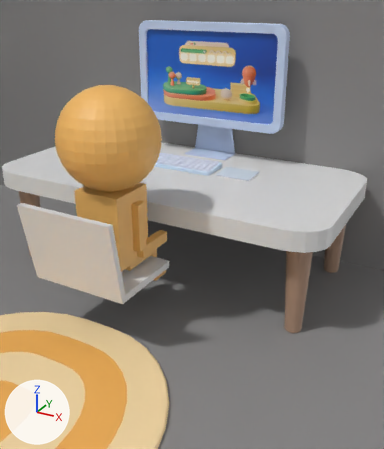
The Blender file blendergo/room.blend: old version first, new version second.
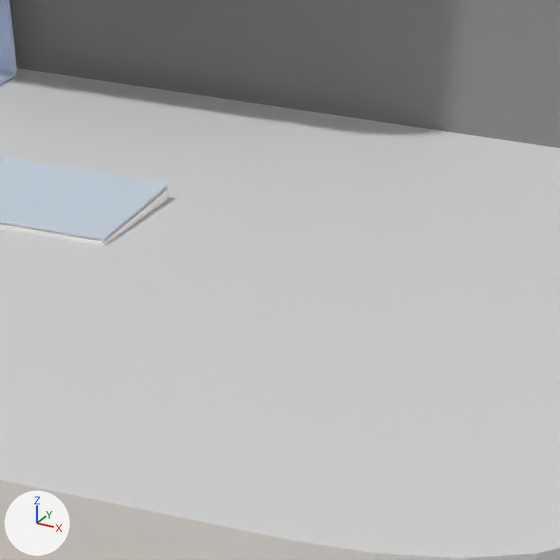
Each version appears first from a 50 mm camera at (1.5, -0.563, 1.556) aimed at (0.232, 1.742, 0.404), and next in a close-up on the part from 60% to 84% of the width and 32% to 52% of the height. The lights are fixed; the arrows at lower left show +X, +Y and +Z.

The first close-up shows 'mouseboard', 'pc', 'table', '平面'.
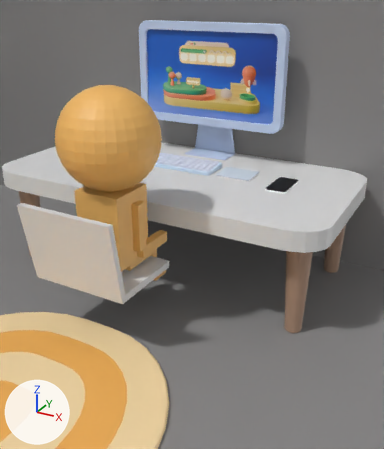
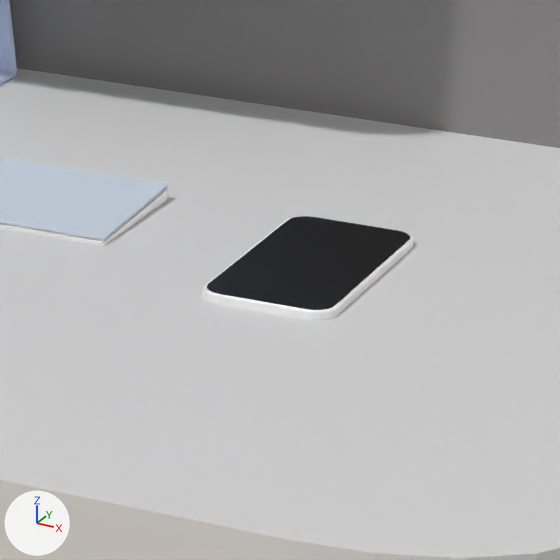
Commit message: feat: phone

Boxes (x1, y1, x2, y2) around the edits, measured in the close-ups (560 x 560 px):
```json
{"object": "立方体.004", "change": "added", "after": [202, 216, 414, 320], "on screen": "black", "faces in mat_phonescreen (black #000000)": [207, 216, 411, 310], "faces in mat_phone (white #ffffff)": [202, 218, 414, 320]}
```

Scene script edits in JSON lines:
```json
{"op": "add", "block": "mat_phonescreen", "code": ["mat_phonescreen = principled_material('phonescreen')", "mat_phonescreen.base_color = (0.0, 0.0, 0.0)  # black #000000"]}
{"op": "add", "block": "mat_phone", "code": ["mat_phone = principled_material('phone')", "mat_phone.base_color = (1.0, 1.0, 1.0)  # white #ffffff"]}
{"op": "add", "block": "me_立方体_014", "code": ["me_立方体_014 = bpy.data.meshes.new('立方体.014')", "me_立方体_014.from_pydata(...)  # 144 vertices, 122 faces; spans x 0.557..0.675, y 1.932..2.169, z 0.593..0.603", "# faces by material slot: [121, 1]", "me_立方体_014.materials.append(mat_phone)  # white #ffffff", "me_立方体_014.materials.append(mat_phonescreen)  # black #000000"]}
{"op": "add", "block": "ob_立方体_004", "code": ["ob_立方体_004 = bpy.data.objects.new('立方体.004', me_立方体_014)", "ob_立方体_004.location = (0.0, 0.0, 0.0)"]}
```
